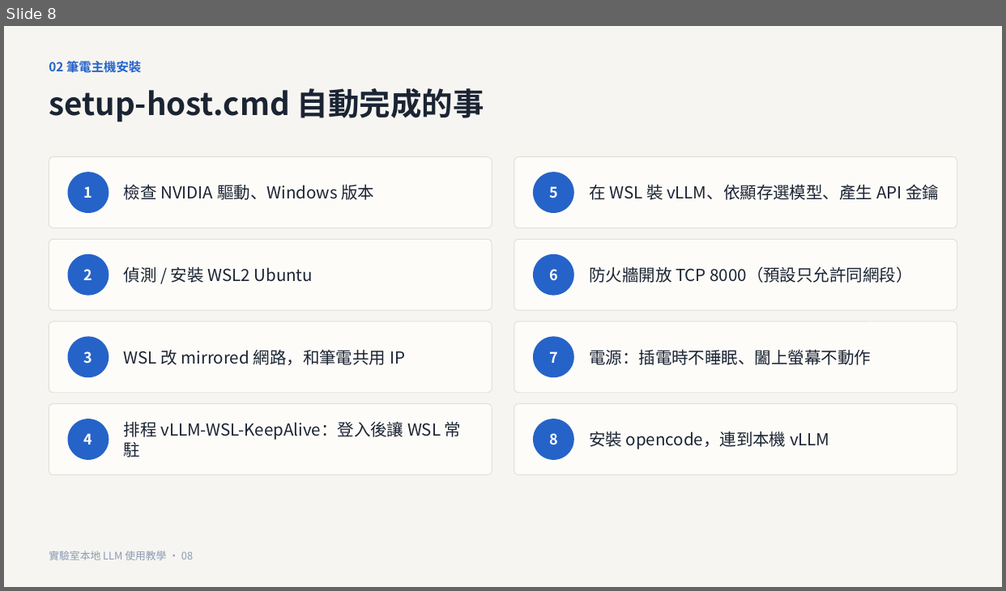
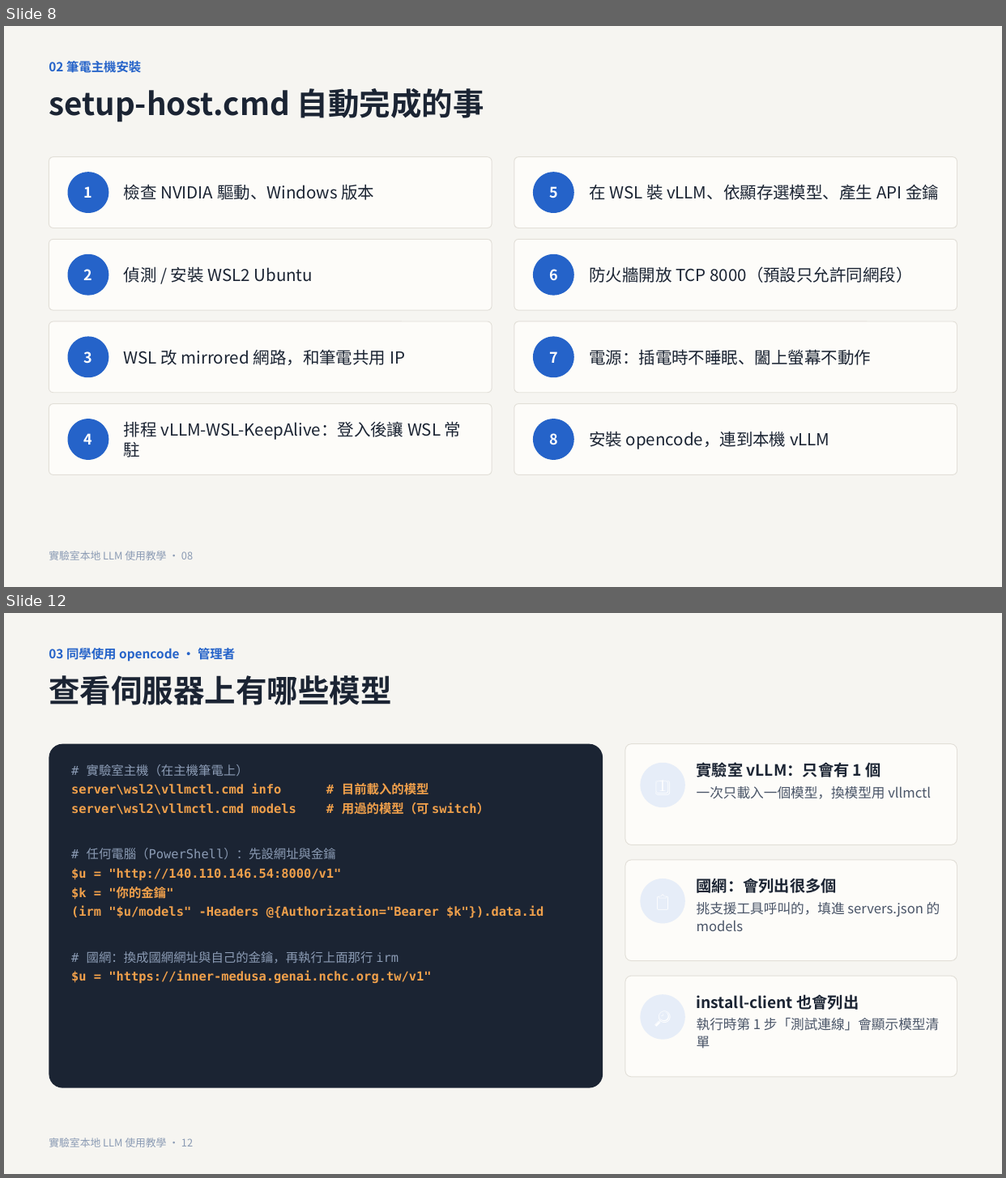
Before and after one commit to CYH4157/local-llm, a slide deck: docs/實驗室本地LLM使用教學.pptx. Shown one above the other, each under a label of ours: slide 8 before the commit, slides 8 and 12 after it; the slides between them are not shown. The pictures are 1006x591 and 1006x1178 pixels, drawn with LibreOffice and Linux fonts; fonts in the diff are those of the drawing. Boxes give left, top, right and bottom in pixels: in the first picture for what was removed or moved away, otherwise in the second. Text is boxed around its words. In the diff, an @@ line names an element or a change of style, - is before the commit and + after.

```diff
--- a/docs/實驗室本地LLM使用教學.pptx
+++ b/docs/實驗室本地LLM使用教學.pptx
@@ slide 12 added at (4, 613, 1002, 1174), background #F6F5F1 @@
@@ text added at (49, 646, 235, 662), 12 pt, text #2563C9, bold @@
+03 同學使用 opencode · 管理者
@@ text added at (49, 675, 391, 705), 30 pt, text #1B2433, bold @@
+查看伺服器上有哪些模型
@@ rounded rectangle added at (49, 744, 603, 1088), fill #1B2433 @@
@@ rounded rectangle added at (625, 744, 957, 845), fill #FDFCF9, outline #E2DFD8 0.75 pt @@
@@ text added at (71, 764, 543, 984), 12 pt, text #F0A04B, bold @@
+# 實驗室主機（在主機筆電上）
+server\wsl2\vllmctl.cmd info # 目前載入的模型
+server\wsl2\vllmctl.cmd models # 用過的模型（可 switch）
+# 任何電腦（PowerShell）：先設網址與金鑰
+$u = "http://140.110.146.54:8000/v1"
+$k = "你的金鑰"
+(irm "$u/models" -Headers @{Authorization="Bearer $k"}).data.id
+# 國網：換成國網網址與自己的金鑰，再執行上面那行 irm
+$u = "https://inner-medusa.genai.nchc.org.tw/v1"
@@ ellipse added at (641, 763, 685, 807), fill #E6EDF8 @@
@@ text added at (697, 762, 931, 799), 13 pt, text #4A5568 @@
+實驗室 vLLM：只會有 1 個
+一次只載入一個模型，換模型用 vllmctl
@@ rounded rectangle added at (625, 860, 957, 961), fill #FDFCF9, outline #E2DFD8 0.75 pt @@
@@ ellipse added at (641, 879, 685, 924), fill #E6EDF8, 16 pt, text #FFFFFF, bold @@
+📋
@@ text added at (697, 878, 940, 931), 13 pt, text #4A5568 @@
+國網：會列出很多個
+挑支援工具呼叫的，填進 servers.json 的 models
@@ rounded rectangle added at (625, 976, 957, 1077), fill #FDFCF9, outline #E2DFD8 0.75 pt @@
@@ ellipse added at (641, 995, 685, 1040), fill #E6EDF8, 16 pt, text #FFFFFF, bold @@
+🔎
@@ text added at (697, 995, 939, 1049), 13 pt, text #4A5568 @@
+install-client 也會列出
+執行時第 1 步「測試連線」會顯示模型清單
@@ text added at (49, 1138, 193, 1148), 10 pt, text #8B9BB4 @@
+實驗室本地 LLM 使用教學 · 12
```
Also in this commit, not shown: 17 slides changed, 4 other slides added, 8 other files.
